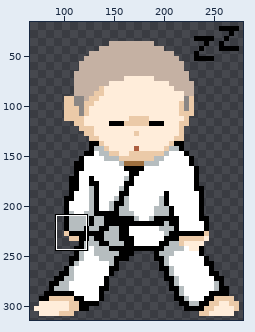
Animated GIF sprite -- JGifs/J-ASLEEP-CHIBI-01.gif. Above: a wide view before the commit, with the close-up outlined.
Close-up. Before the edit:
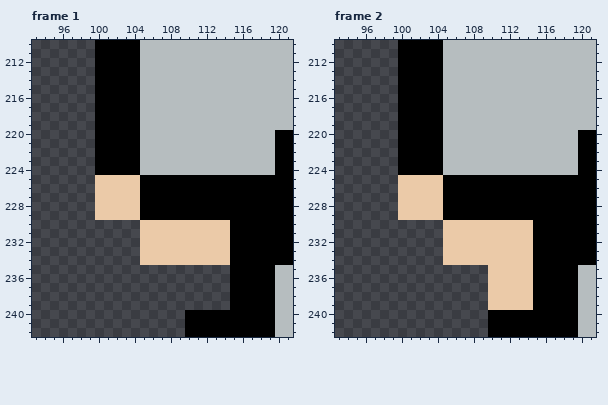
The file is 320x320 pixels, 2 frames. Colours within 5 levels of each other are drawn and written as one. Shown: frame 1: x 93..121, y 210..242; frame 2: x 93..121, y 210..242. The wide view leaves out empty margins.
New version:
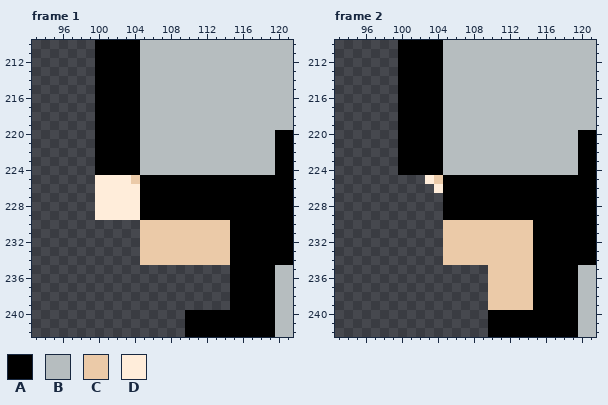
Palette (. is transparent): A #000000  B #b6bdbf  C #ebcaa8  D #ffedda
Edits made:
Frame 1:
y 225: x 100..103 CCCC -> DDDD
y 226..229: x 100..104 CCCCC -> DDDDD
Frame 2:
y 225: x 100..103 CCCC -> ...D
y 226: x 100..104 CCCCC -> ....D
y 227..229: x 100..104 CCCCC -> .....
Where, in picture pixels (left, top, right, bottom), the same in both close-ups:
changed: (95, 175, 140, 220)
changed: (398, 175, 443, 220)
